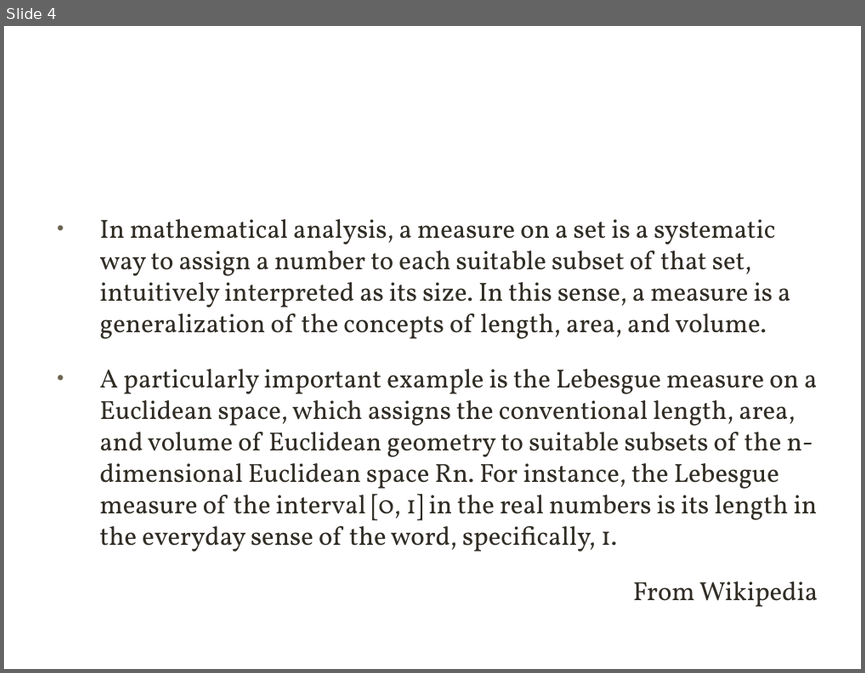
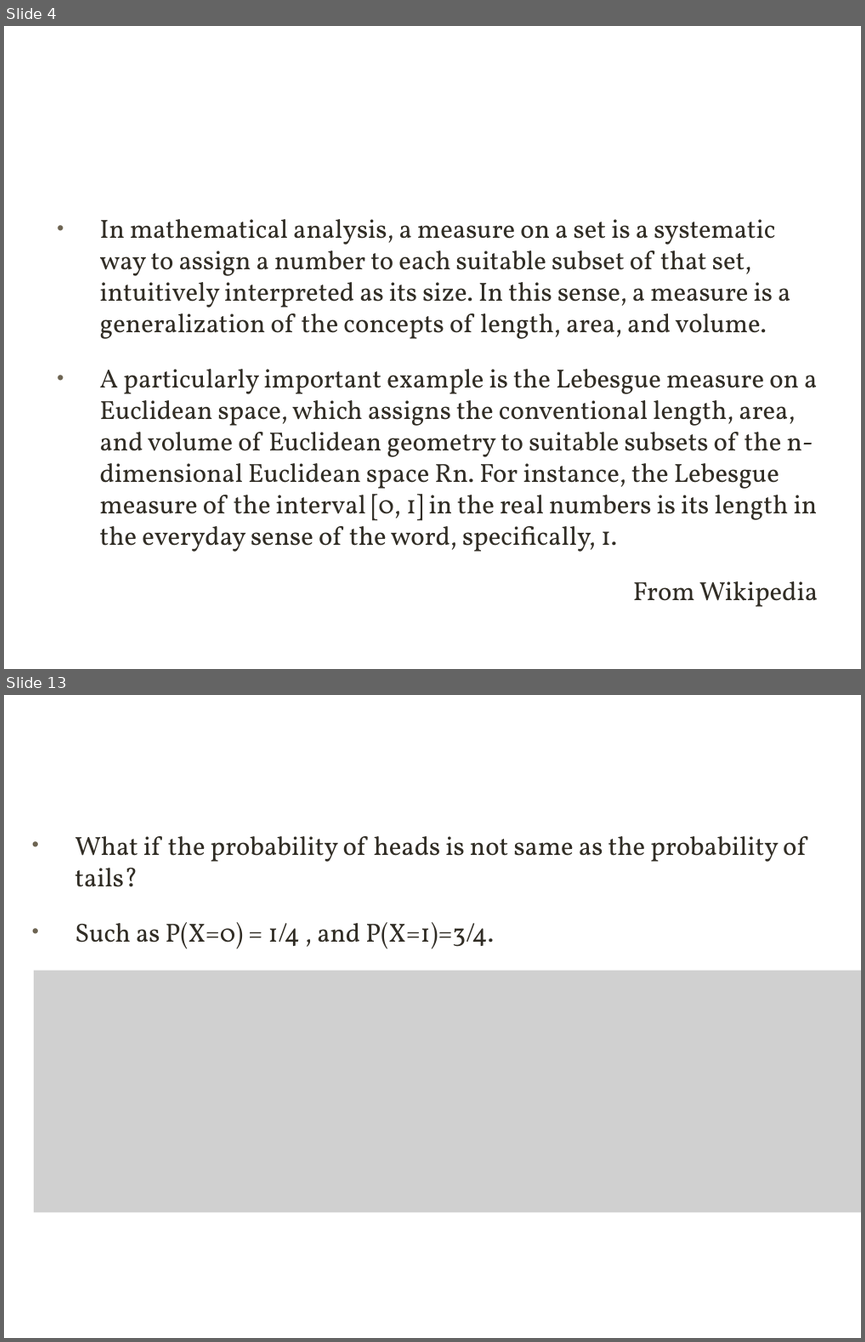
Before and after one commit to xuqinkun/Report, a slide deck: 深度学习-3.12-3.14.pptx. Shown one above the other, each under a label of ours: slide 4 before the commit, slides 4 and 13 after it; the slides between them are not shown. The pictures are 865x673 and 865x1342 pixels, drawn with LibreOffice and Linux fonts; fonts in the diff are those of the drawing; grey boxes stand for pictures; background and template pictures are left out. Boxes give left, top, right and bottom in pixels: in the first picture for what was removed or moved away, otherwise in the second. Text is boxed around its words. In the diff, an @@ line names an element or a change of style, - is before the commit and + after.

```diff
--- a/深度学习-3.12-3.14.pptx
+++ b/深度学习-3.12-3.14.pptx
@@ slide 13 added at (4,695,861,1338), background picture (left out) @@
@@ title added at (46,745,800,816), 40 pt, text #FFFFFF @@
+2.3 Practice-B
@@ text added at (75,836,806,949), 22 pt, text #302C24 @@
+• What if the probability of heads is not same as the probability of tails?
+• Such as P(X=0) = 1/4 , and P(X=1)=3/4.
@@ picture added at (34,970,861,1213) @@
```
Also in this commit, not shown: 4 slides changed, 9 other slides added.
